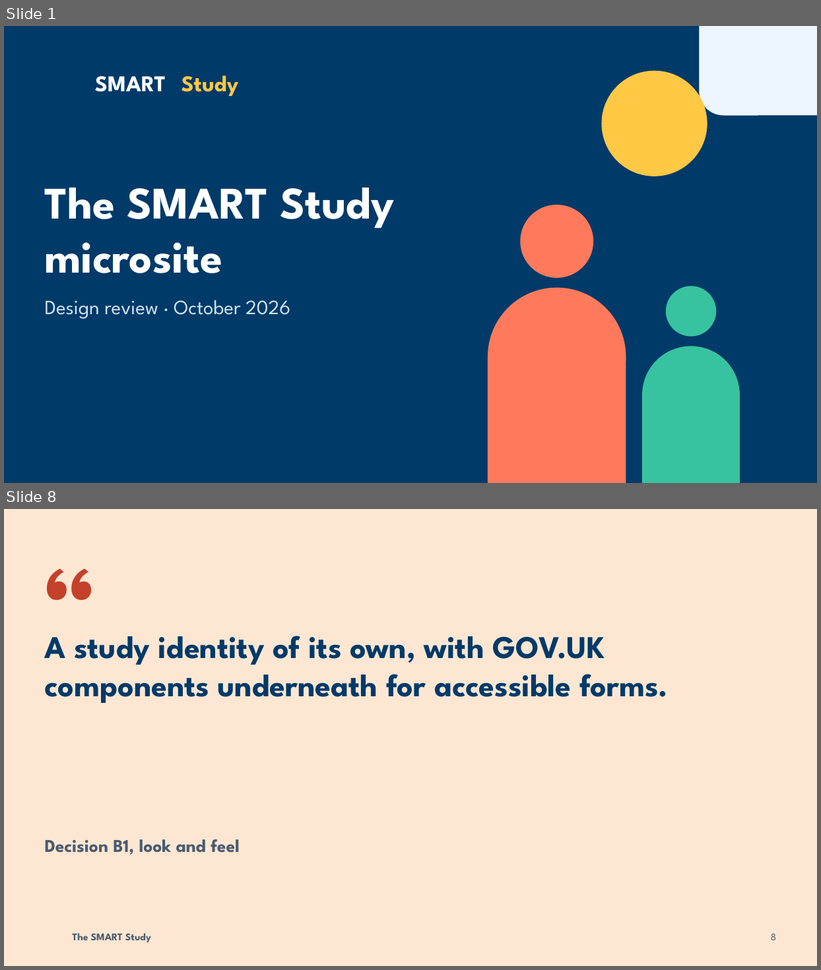
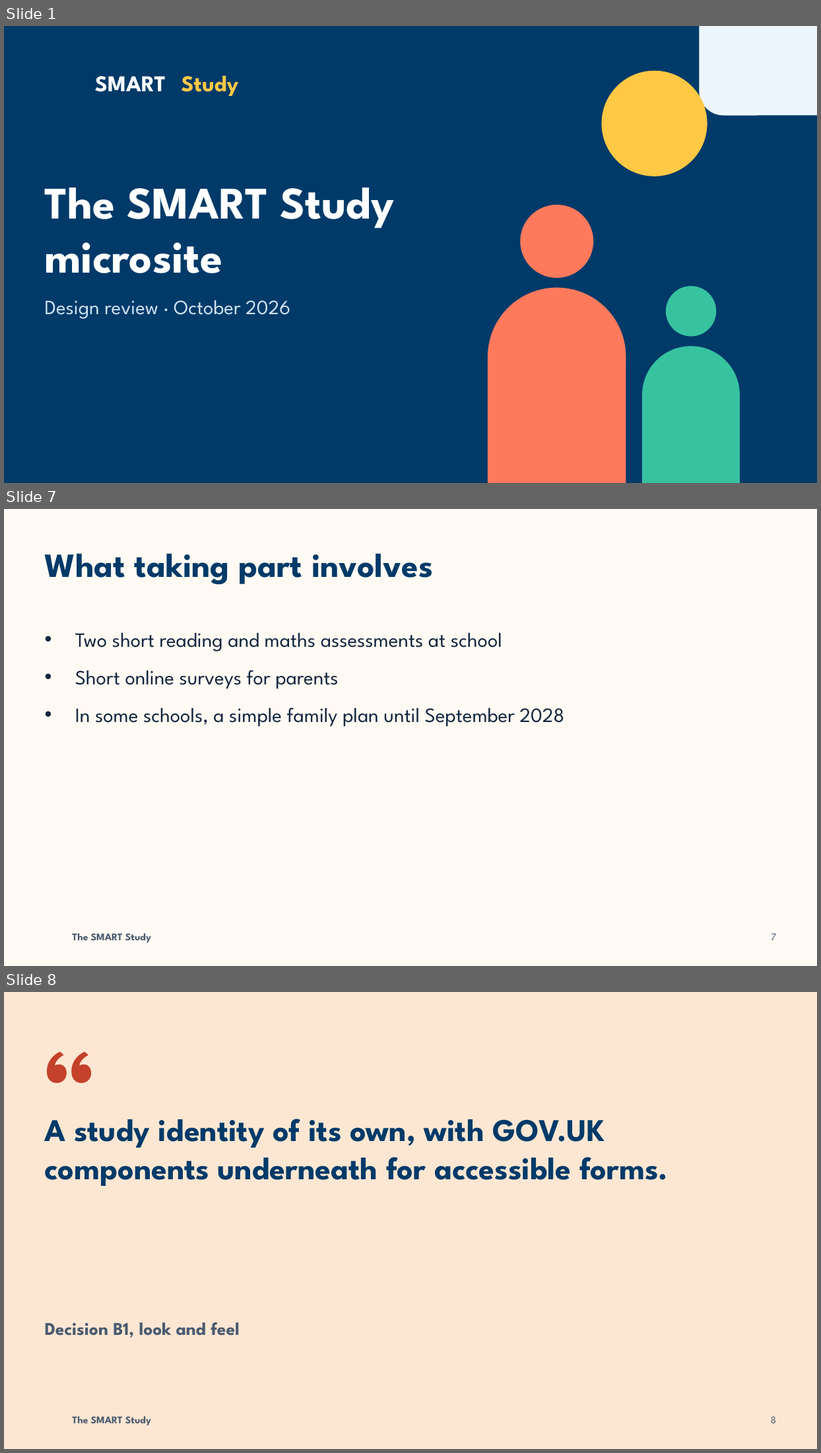
Before and after one commit to lmpollockmuguruza/microsite-example, a slide deck: exports/SMART-deck-template.pptx. Shown one above the other, each under a label of ours: slides 1 and 8 before the commit, slides 1, 7 and 8 after it; the slides between them are not shown. The pictures are 821x970 and 821x1453 pixels, drawn with LibreOffice and Linux fonts; fonts in the diff are those of the drawing; background and template pictures are left out. Boxes give left, top, right and bottom in pixels: in the first picture for what was removed or moved away, otherwise in the second. Text is boxed around its words. In the diff, an @@ line names an element or a change of style, - is before the commit and + after.

```diff
--- a/exports/SMART-deck-template.pptx
+++ b/exports/SMART-deck-template.pptx
@@ slide 7 added at (4,509,817,966), background #FFFAF3; not listed: 1 template element that a slide beside it also shows @@
@@ title added at (45,553,433,585), 30 pt, text #003A69, bold @@
+What taking part involves
@@ text added at (75,632,564,727), 18 pt, text #12263F @@
+• Two short reading and maths assessments at school
+• Short online surveys for parents
+• In some schools, a simple family plan until September 2028
@@ page number added at (771,934,776,941), 9 pt, text #4A5B70 @@
+7
```
Also in this commit, not shown: 5 slides changed, 1 slide removed, 3 other files.
